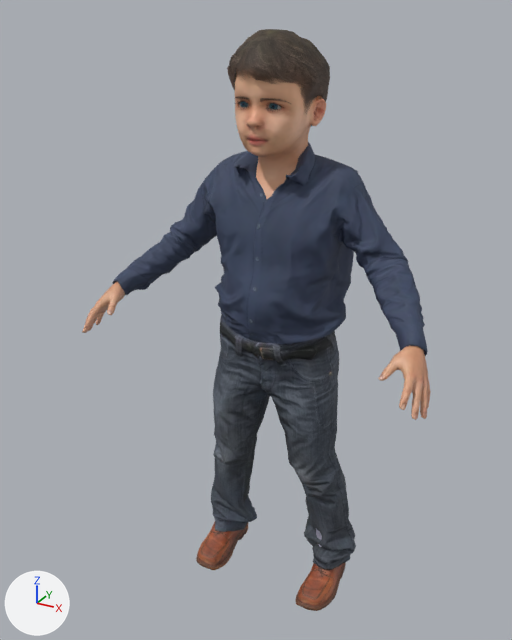
An edit to the glTF model models/makehuman/Biped/p01.glb, drawn before and after from the same camera.
Both versions are drawn from a 50 mm lens placed at (0.508, -1.024, 1.021), pointed at (-0.026, -0.053, 0.536). Every picture has the same lights, and +X, +Y and +Z are marked at lower left. The picture after the commit comes second. Vertices at exactly the same position are counted once.

Names of what the first picture shows: 'p01.body', 'p01.male_casualsuit01', 'p01.shoes01', 'p01.short02' and 2 more.
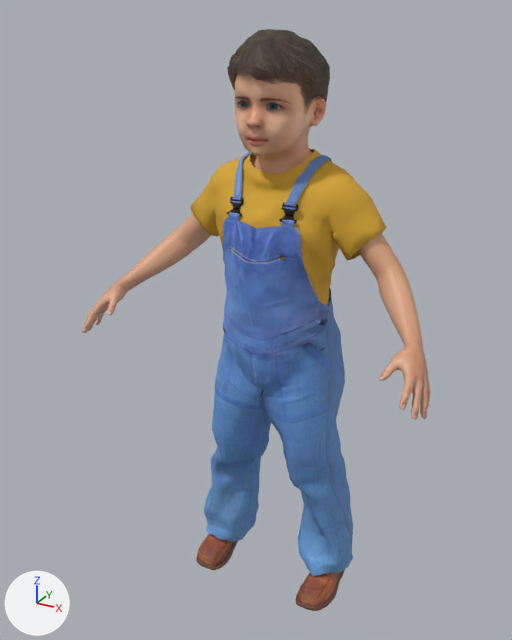
Boxes [x1, y1, x2, y2] around the edits, measured in the pictures (512 x 640 px):
'p01.male_casualsuit01', deleted: before [113, 142, 428, 570]
'p01.male_worksuit01', added (blue): after [190, 149, 387, 576]
part 1 of me_base, cut back (mostly hidden before): before [244, 140, 285, 199]; after [114, 102, 425, 359]

The change, as a diff of the scene's bpy script:
```diff
--- a/models/makehuman/Biped/p01.glb.py
+++ b/models/makehuman/Biped/p01.glb.py
@@ img_male_worksuit01_diffuse_png_p01 @@
+img_male_worksuit01_diffuse_png_p01 = load_image('male_worksuit01_diffuse.png-p01', '_unpacked/male_worksuit01_diffuse.png-p01', 1024, 1024, 'sRGB')
@@ img_male_worksuit01_normal @@
+img_male_worksuit01_normal = load_image('male_worksuit01_normal', '_unpacked/male_worksuit01_normal', 1024, 1024, 'Non-Color')
@@ mat_p01_male_worksuit01 @@
+mat_p01_male_worksuit01 = bpy.data.materials.new('p01.male_worksuit01')
+# uses the picture img_male_worksuit01_diffuse_png_p01
+# uses the picture img_male_worksuit01_normal
@@ me_base @@
 # used by ob_p01_body; location = (0.0, 0.0, 0.0)
-me_base.from_pydata(...)  # 3282 vertices, 6465 faces; spans x -0.306..0.306, y -0.199..0.048, z 0.5..0.983
+me_base.from_pydata(...)  # 4362 vertices, 8637 faces; spans x -0.306..0.306, y -0.199..0.048, z 0.5..0.983
+# me_base part 1: 133 vertices removed from x -0.274..0.302, y -0.189..0.04, z 0.513..0.899; 1213 vertices added at x -0.306..0.306, y -0.199..0.034, z 0.501..0.942
 me_base.materials.append(mat_p01_body)
@@ me_male_worksuit01 @@
+me_male_worksuit01.from_pydata(...)  # 1956 vertices, 3596 faces; spans x -0.175..0.173, y -0.109..0.07, z 0.025..0.818
+me_male_worksuit01.materials.append(mat_p01_male_worksuit01)
@@ ob_p01_male_casualsuit01 @@
-ob_p01_male_casualsuit01 = bpy.data.objects.new('p01.male_casualsuit01', me_male_casualsuit01)
-ob_p01_male_casualsuit01.location = (0.0, 0.0, 0.0)
@@ ob_p01_male_worksuit01 @@
+ob_p01_male_worksuit01 = bpy.data.objects.new('p01.male_worksuit01', me_male_worksuit01)
+ob_p01_male_worksuit01.location = (0.0, 0.0, 0.0)
```
